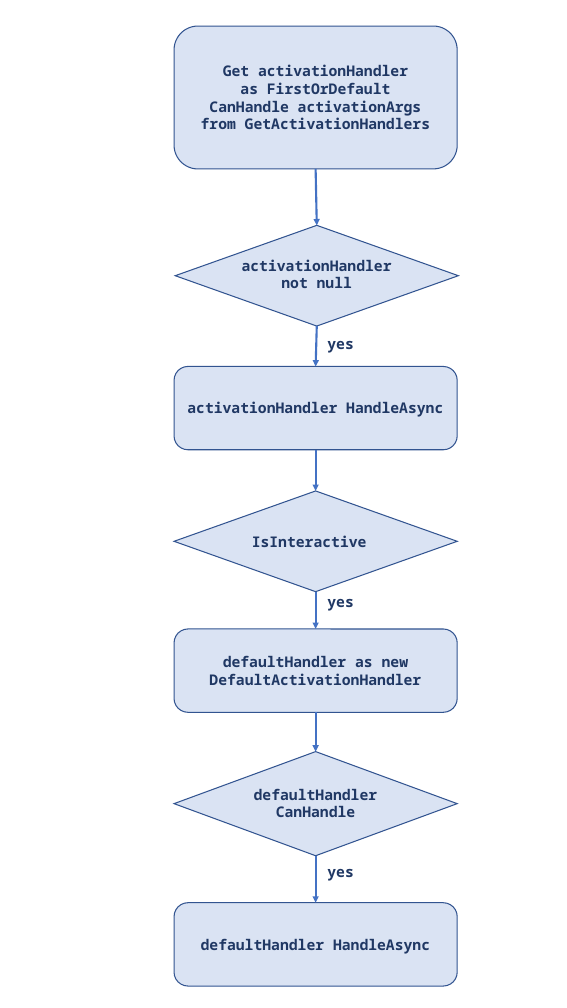
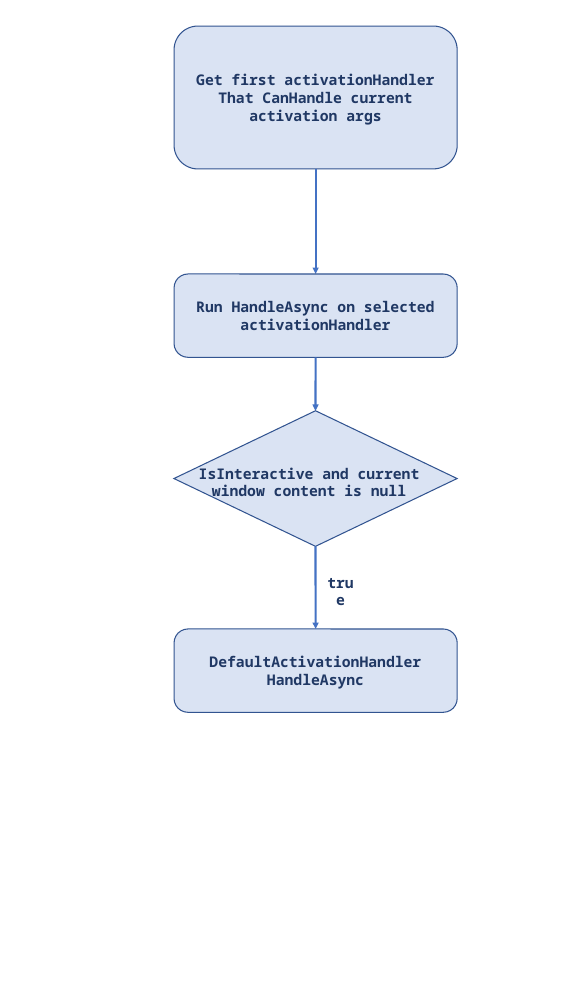
Before and after one commit to microsoft/TemplateStudio, a slide deck: slide 3 of docs/resources/activation/ActivationFlow.pptx. Drawn at 567x1008 pixels with LibreOffice and Linux fonts; fonts in the diff are those of the drawing. Boxes give left, top, right and bottom in pixels: in the first picture for what was removed or moved away, otherwise in the second. Text is boxed around its words. In the diff, an @@ line names an element or a change of style, - is before the commit and + after.

Commit message:
Update activation docs and images

```diff
--- a/docs/resources/activation/ActivationFlow.pptx
+++ b/docs/resources/activation/ActivationFlow.pptx
@@ text in rounded rectangle at <box>196,73,434,125</box>: text changed @@
-Get activationHandler
-as FirstOrDefault
-CanHandle activationArgs
-from GetActivationHandlers
+Get first activationHandler
+That CanHandle current activation args
@@ arrow moved from (315, 169) - (317, 225) to (315, 169) - (315, 274) @@
@@ diamond removed at <box>175,225,459,326</box> @@
@@ text removed at <box>242,259,392,288</box> @@
-activationHandler
-not null
@@ rounded rectangle "Run HandleAsync on selected activationHandler": place and size @@
-rounded rectangle "Run HandleAsync on selected activationHandler" at <box>174,367,457,450</box>
+rounded rectangle "Run HandleAsync on selected activationHandler" at <box>174,274,457,357</box>
@@ text in rounded rectangle at <box>196,301,435,330</box>: text changed @@
-activationHandler HandleAsync
+Run HandleAsync on selected activationHandler
@@ arrow removed from (317, 326) to (315, 367) @@
@@ arrow moved from (315, 450) - (315, 491) to (315, 358) - (315, 411) @@
@@ text removed at <box>327,341,353,353</box> @@
-yes
@@ diamond: place and size @@
-diamond at <box>174,491,457,591</box>
+diamond at <box>174,411,457,546</box>
@@ text at <box>199,465,420,501</box>: text changed @@
-IsInteractive
+IsInteractive and current window content is null
@@ arrow moved from (315, 592) - (315, 629) to (315, 547) - (315, 629) @@
@@ text at <box>327,599,353,611</box>: text changed @@
-yes
+true
@@ text in rounded rectangle at <box>209,655,421,689</box>: text changed @@
-defaultHandler as new
-DefaultActivationHandler
+DefaultActivationHandler HandleAsync
@@ arrow removed from (315, 712) to (315, 751) @@
@@ diamond removed at <box>174,751,457,856</box> @@
@@ text removed at <box>254,789,378,817</box> @@
-defaultHandler CanHandle
@@ arrow removed from (315, 856) to (315, 903) @@
@@ text removed at <box>327,869,353,881</box> @@
-yes
@@ rounded rectangle removed at <box>174,903,457,986</box> @@
-defaultHandler HandleAsync
```
Also in this commit, not shown: 1 other slide changed, 2 other files.
